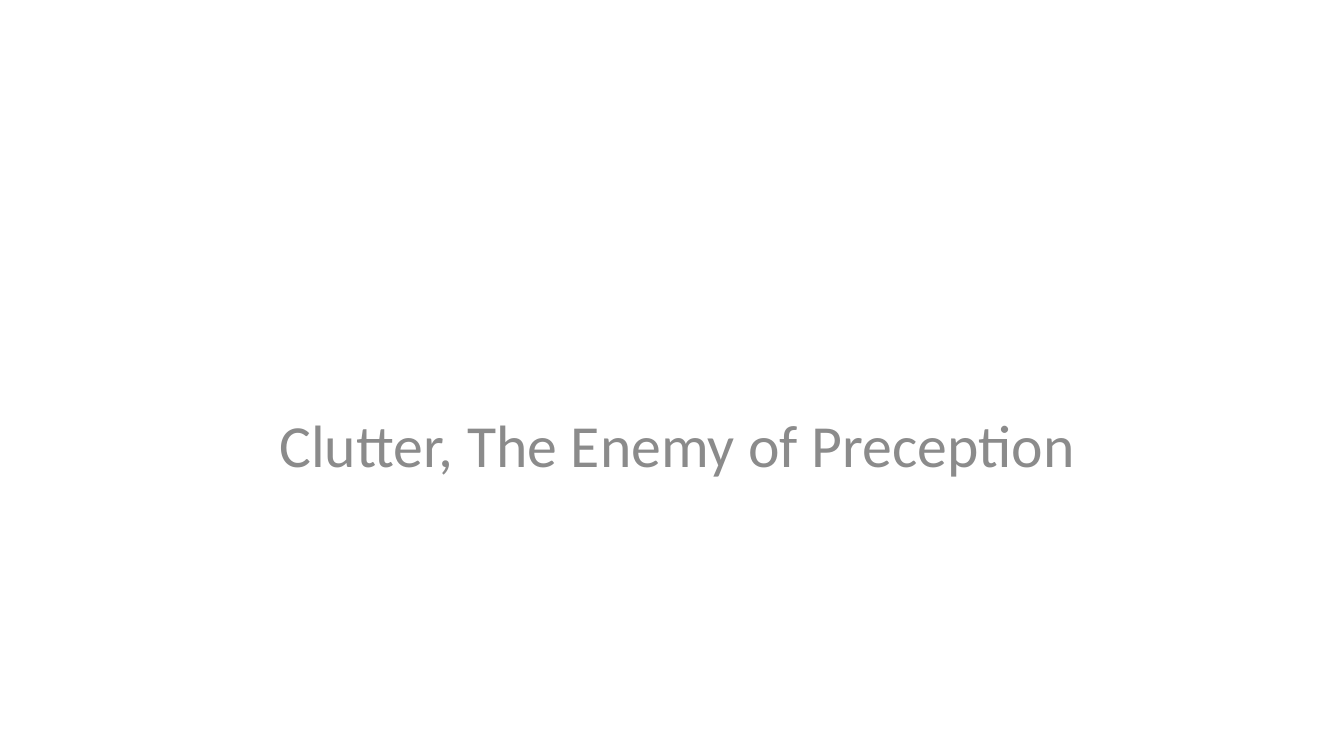
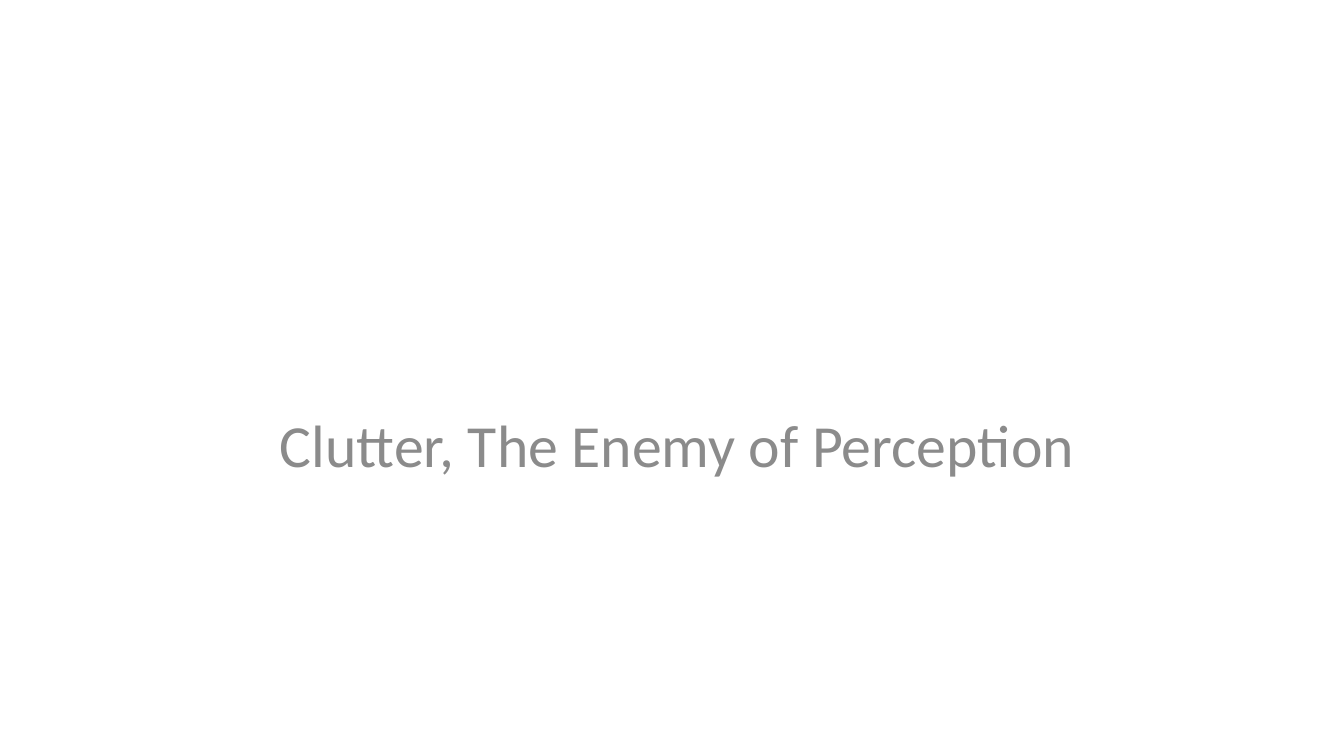
Before and after one commit to StephenElston/CSCI-E-83, a slide deck: slide 39 of LectureSlides/01_PreceptionForScientificVisualization.pptx. Drawn at 1344x756 pixels with LibreOffice and Linux fonts; fonts in the diff are those of the drawing. Boxes give left, top, right and bottom in pixels: in the first picture for what was removed or moved away, otherwise in the second. Text is boxed around its words. In the diff, an @@ line names an element or a change of style, - is before the commit and + after.

```diff
--- a/LectureSlides/01_PreceptionForScientificVisualization.pptx
+++ b/LectureSlides/01_PreceptionForScientificVisualization.pptx
@@ text at (280,425,1074,477): text changed @@
-Clutter, The Enemy of Preception
+Clutter, The Enemy of Perception
```
Also in this commit, not shown: 14 other slides changed, 1 slide added, 1 slide removed.
